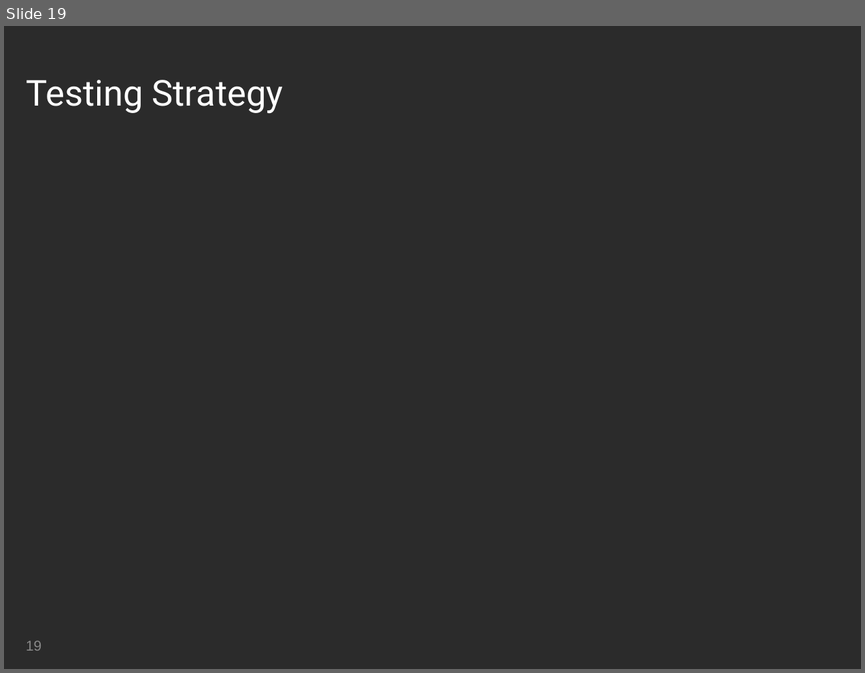
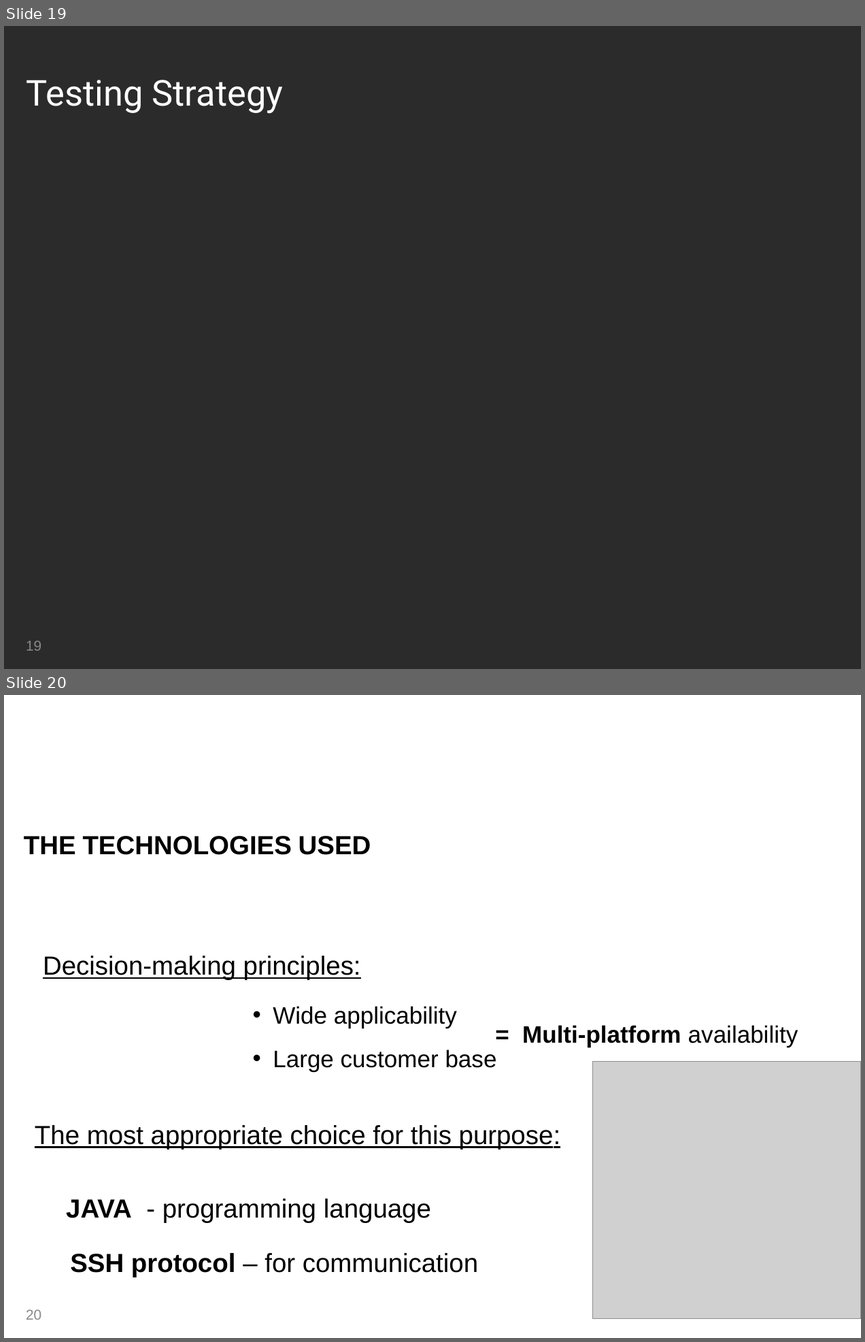
Before and after one commit to mateuszgolab/applications-in-high-end-computing, a slide deck: Presentation/Group Presentation - Zsolt.ppt. Shown one above the other, each under a label of ours: slide 19 before the commit, slides 19 and 20 after it. The pictures are 865x673 and 865x1342 pixels, drawn with LibreOffice and Linux fonts; fonts in the diff are those of the drawing; grey boxes stand for pictures; background and template pictures are left out; a plain dark background stands for a picture behind light text. Boxes give left, top, right and bottom in pixels: in the first picture for what was removed or moved away, otherwise in the second. Text is boxed around its words. In the diff, an @@ line names an element or a change of style, - is before the commit and + after.

```diff
--- a/Presentation/Group Presentation - Zsolt.ppt
+++ b/Presentation/Group Presentation - Zsolt.ppt
@@ slide 20 added at (4, 695, 861, 1338), background picture (left out) @@
@@ title added at (18, 707, 412, 814), 30 pt, text #FFFFFF @@
+Implementation
@@ text added at (24, 836, 371, 855), 22 pt, text #000000, bold @@
+THE TECHNOLOGIES USED
@@ text added at (43, 955, 361, 980), 22 pt, text #000000, underline @@
+Decision-making principles:
@@ text added at (273, 1006, 497, 1072), 20 pt, text #000000 @@
+• Wide applicability
+• Large customer base
@@ text added at (522, 1025, 798, 1047), 20 pt, text #000000, bold @@
+= Multi-platform availability
@@ picture added at (593, 1061, 861, 1318) @@
@@ text added at (35, 1125, 561, 1149), 22 pt, text #000000, underline @@
+The most appropriate choice for this purpose:
@@ text added at (66, 1198, 431, 1222), 22 pt, text #000000 @@
+JAVA - programming language
@@ text added at (70, 1253, 478, 1277), 22 pt, text #000000 @@
+SSH protocol – for communication
@@ page number added at (26, 1309, 41, 1319), 12 pt, text #898989 @@
+20
```
Also in this commit, not shown: 1 slide changed, 3 other slides added, 3 slides removed.
